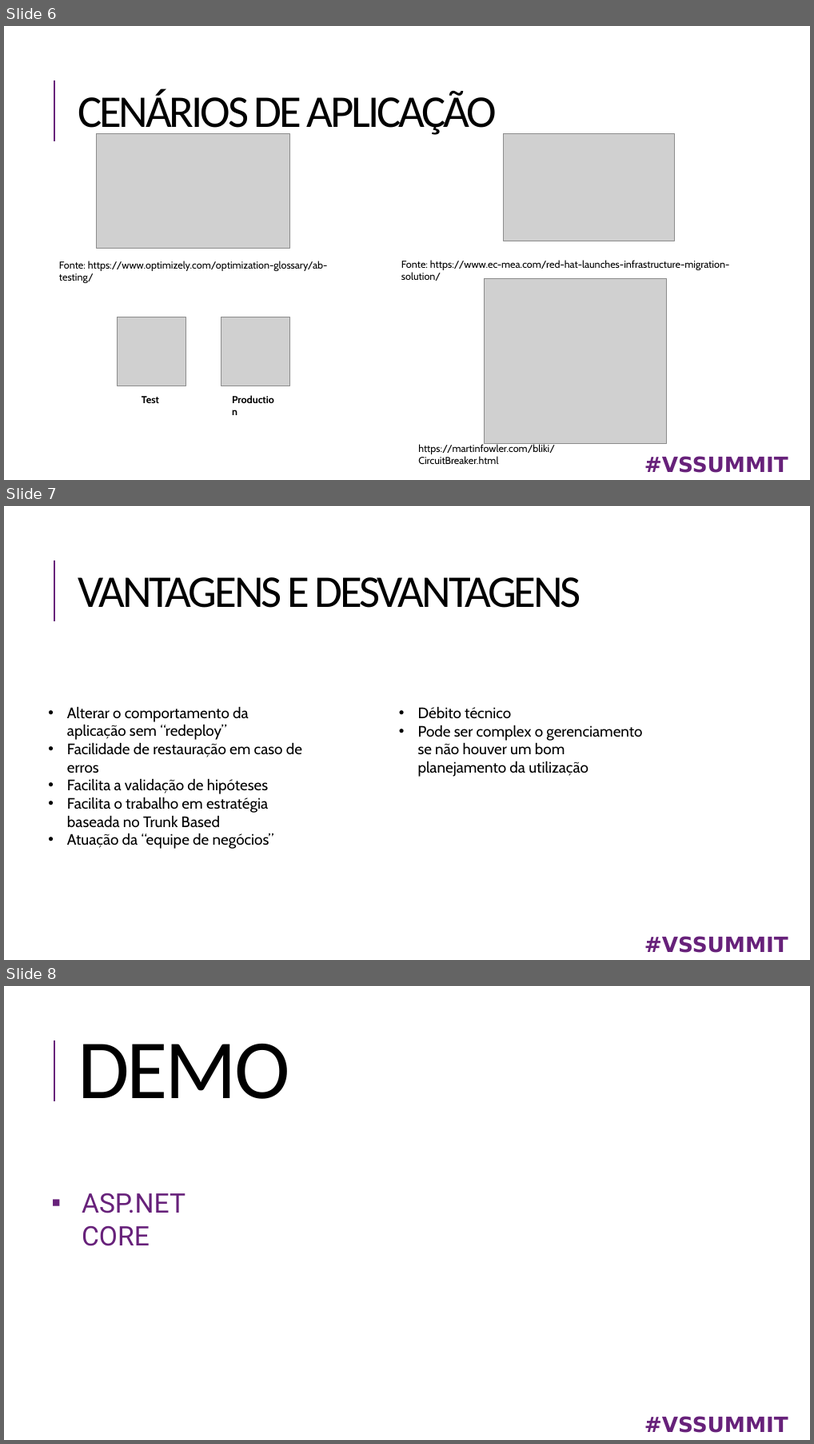
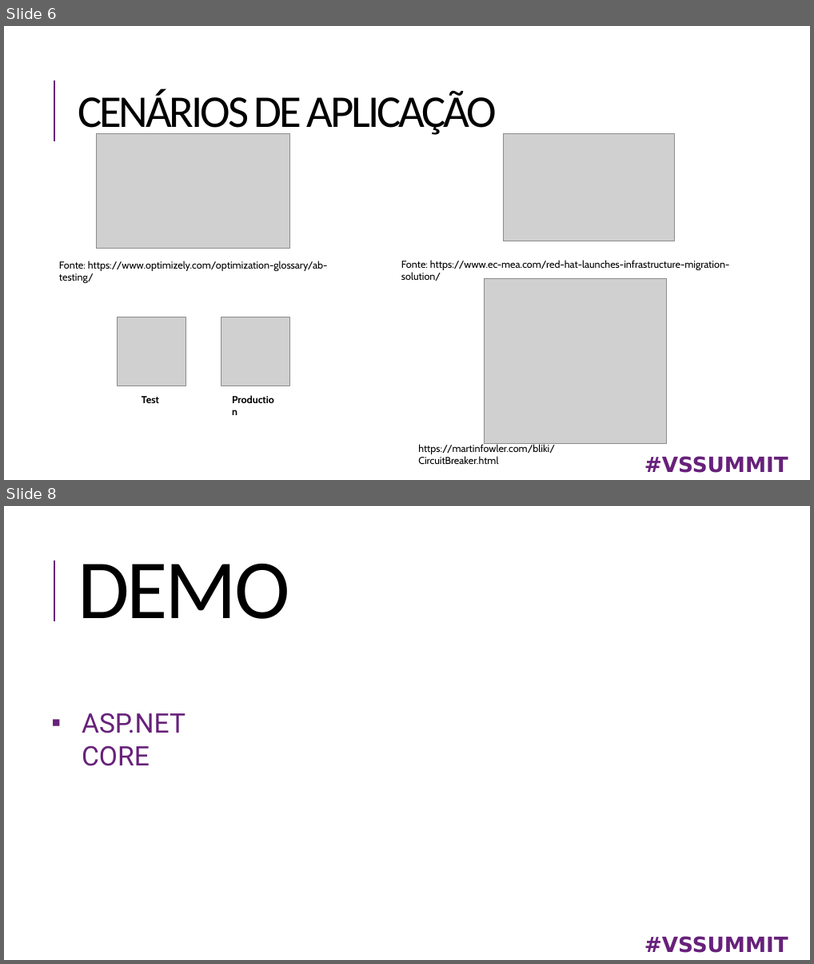
Before and after one commit to codefc/vssummit-sp-2019, a slide deck: deck/VSSUMMIT2018V2.pptx. Shown one above the other, each under a label of ours: slides 6, 7 and 8 before the commit, slides 6 and 8 after it; the slides between them are not shown. The pictures are 814x1444 and 814x964 pixels, drawn with LibreOffice and Linux fonts; fonts in the diff are those of the drawing; grey boxes stand for pictures. Boxes give left, top, right and bottom in pixels: in the first picture for what was removed or moved away, otherwise in the second. Text is boxed around its words. In the diff, an @@ line names an element or a change of style, - is before the commit and + after.

```diff
--- a/deck/VSSUMMIT2018V2.pptx
+++ b/deck/VSSUMMIT2018V2.pptx
@@ slide 7 removed at [4, 506, 810, 960], background #FFFFFF; not listed: 1 template element that a slide beside it also shows @@
@@ title removed at [78, 577, 582, 608] @@
-VANTAGENS E DESVANTAGENS
@@ text removed at [67, 706, 302, 848] @@
-• Alterar o comportamento da aplicação sem “redeploy”
-• Facilidade de restauração em caso de erros
-• Facilita a validação de hipóteses
-• Facilita o trabalho em estratégia baseada no Trunk Based
-• Atuação da “equipe de negócios”
@@ text removed at [418, 706, 642, 776] @@
-• Débito técnico
-• Pode ser complex o gerenciamento se não houver um bom planejamento da utilização
@@ text removed at [645, 936, 789, 952] @@
-#VSSUMMIT
```
Also in this commit, not shown: 1 slide added.
